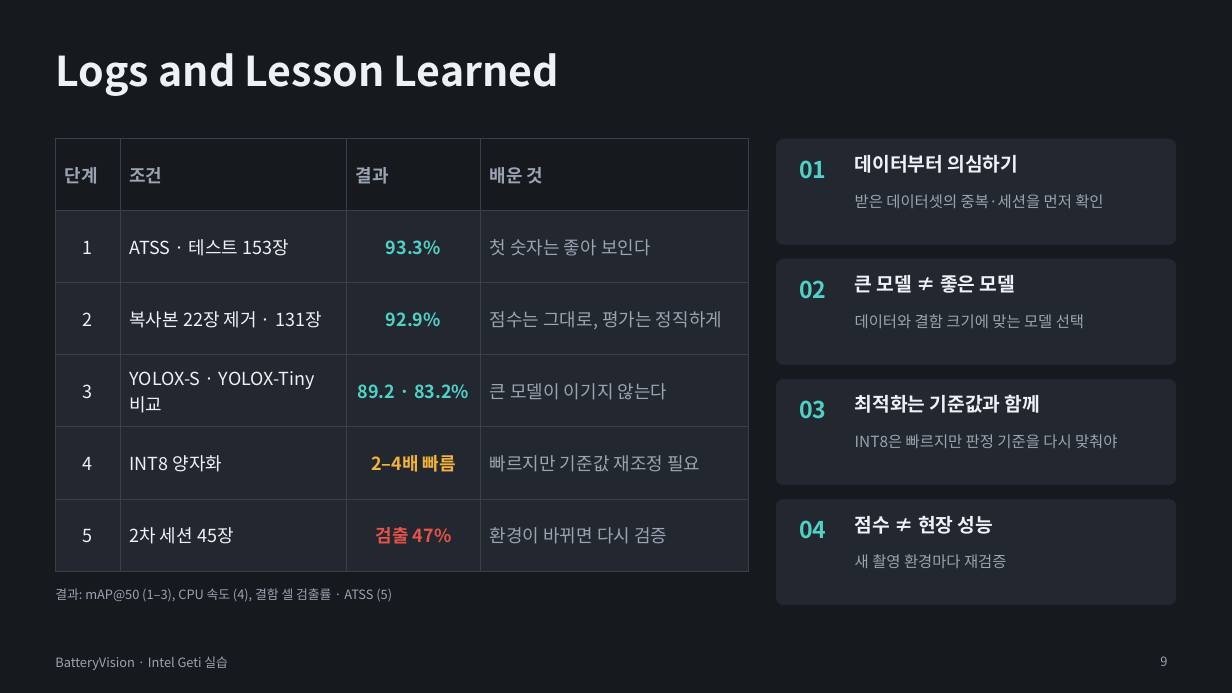
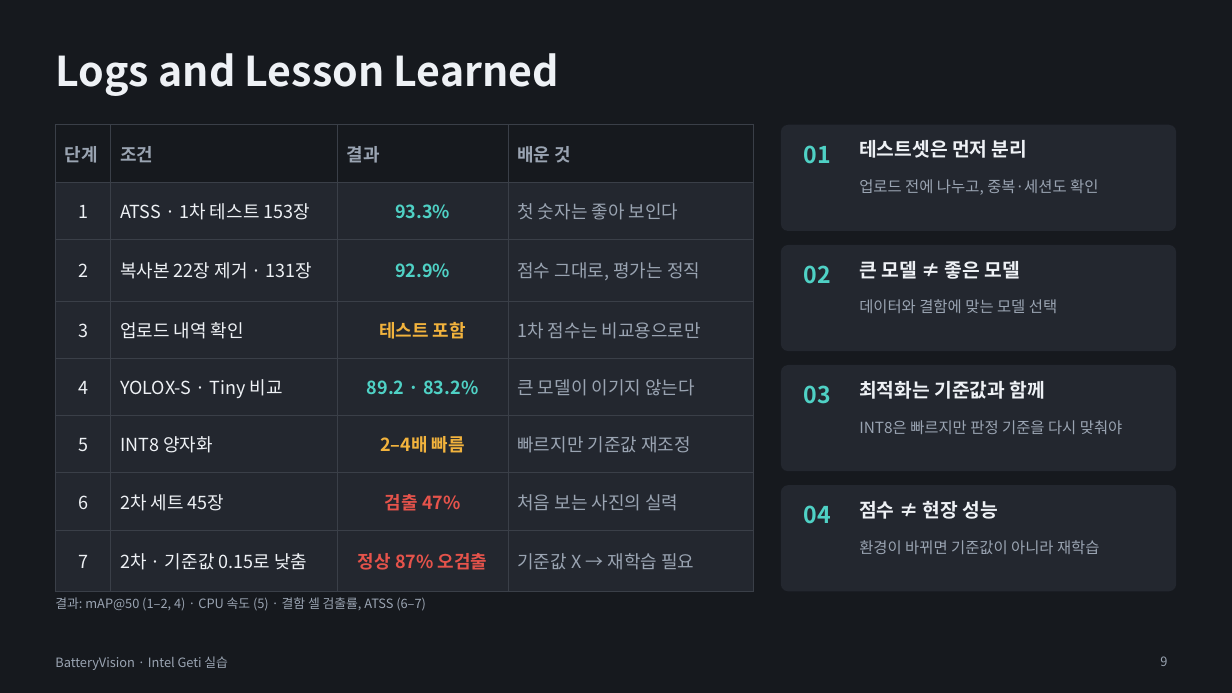
Before and after one commit to se4nchoi/batteryvision, a slide deck: slide 9 of docs/submission/BatteryVision_발표.pptx. Drawn at 1232x693 pixels with LibreOffice and Linux fonts; fonts in the diff are those of the drawing. Boxes give left, top, right and bottom in pixels: in the first picture for what was removed or moved away, otherwise in the second. Text is boxed around its words. In the diff, an @@ line names an element or a change of style, - is before the commit and + after.

```diff
--- a/docs/submission/BatteryVision_발표.pptx
+++ b/docs/submission/BatteryVision_발표.pptx
@@ table at (x1=55, y1=125, x2=753, y2=574) @@
-row 2: 1 | ATSS · 테스트 153장 | 93.3% | 첫 숫자는 좋아 보인다
-row 3: 2 | 복사본 22장 제거 · 131장 | 92.9% | 점수는 그대로, 평가는 정직하게
-row 4: 3 | YOLOX-S · YOLOX-Tiny 비교 | 89.2 · 83.2% | 큰 모델이 이기지 않는다
-row 5: 4 | INT8 양자화 | 2–4배 빠름 | 빠르지만 기준값 재조정 필요
-row 6: 5 | 2차 세션 45장 | 검출 47% | 환경이 바뀌면 다시 검증
+row 2: 1 | ATSS · 1차 테스트 153장 | 93.3% | 첫 숫자는 좋아 보인다
+row 3: 2 | 복사본 22장 제거 · 131장 | 92.9% | 점수 그대로, 평가는 정직
+row 4: 3 | 업로드 내역 확인 | 테스트 포함 | 1차 점수는 비교용으로만
+row 5: 4 | YOLOX-S · Tiny 비교 | 89.2 · 83.2% | 큰 모델이 이기지 않는다
+row 6: 5 | INT8 양자화 | 2–4배 빠름 | 빠르지만 기준값 재조정
+row 7: 6 | 2차 세트 45장 | 검출 47% | 처음 보는 사진의 실력
+row 8: 7 | 2차 · 기준값 0.15로 낮춤 | 정상 87% 오검출 | 기준값 X → 재학습 필요
@@ table resized from (x1=55, y1=139, x2=749, y2=548) to (x1=55, y1=125, x2=753, y2=574) @@
@@ rounded rectangle resized from (x1=776, y1=139, x2=1177, y2=245) to (x1=781, y1=125, x2=1177, y2=231) @@
@@ text at (x1=859, y1=140, x2=1027, y2=158): text changed @@
-데이터부터 의심하기
+테스트셋은 먼저 분리
@@ text at (x1=859, y1=179, x2=1098, y2=195): text changed @@
-받은 데이터셋의 중복·세션을 먼저 확인
+업로드 전에 나누고, 중복·세션도 확인
@@ rounded rectangle resized from (x1=776, y1=259, x2=1177, y2=365) to (x1=781, y1=245, x2=1177, y2=351) @@
@@ text "큰 모델 ≠ 좋은 모델" moved from (x1=855, y1=275, x2=1015, y2=293) to (x1=859, y1=261, x2=1019, y2=279) @@
@@ text at (x1=859, y1=299, x2=1057, y2=313): text changed @@
-데이터와 결함 크기에 맞는 모델 선택
+데이터와 결함에 맞는 모델 선택
@@ rounded rectangle resized from (x1=776, y1=379, x2=1177, y2=485) to (x1=781, y1=365, x2=1177, y2=471) @@
@@ text "최적화는 기준값과 함께" moved from (x1=855, y1=394, x2=1040, y2=413) to (x1=859, y1=380, x2=1045, y2=399) @@
@@ text "INT8은 빠르지만 판정 기준을 다시 ..." moved from (x1=855, y1=434, x2=1117, y2=448) to (x1=859, y1=420, x2=1122, y2=434) @@
@@ rounded rectangle resized from (x1=776, y1=499, x2=1177, y2=605) to (x1=781, y1=485, x2=1177, y2=592) @@
@@ 4 texts moved together from (x1=799, y1=160, x2=826, y2=539) to (x1=804, y1=145, x2=831, y2=524) @@
@@ text "점수 ≠ 현장 성능" moved from (x1=855, y1=516, x2=993, y2=534) to (x1=859, y1=501, x2=997, y2=519) @@
@@ text at (x1=859, y1=540, x2=1099, y2=554): text changed @@
-새 촬영 환경마다 재검증
+환경이 바뀌면 기준값이 아니라 재학습
@@ text at (x1=55, y1=597, x2=426, y2=611): text changed @@
-결과: mAP@50 (1–3), CPU 속도 (4), 결함 셀 검출률 · ATSS (5)
+결과: mAP@50 (1–2, 4) · CPU 속도 (5) · 결함 셀 검출률, ATSS (6–7)
```
Also in this commit, not shown: 7 other slides changed, 1 slide added, 1 slide removed, 5 other files.
